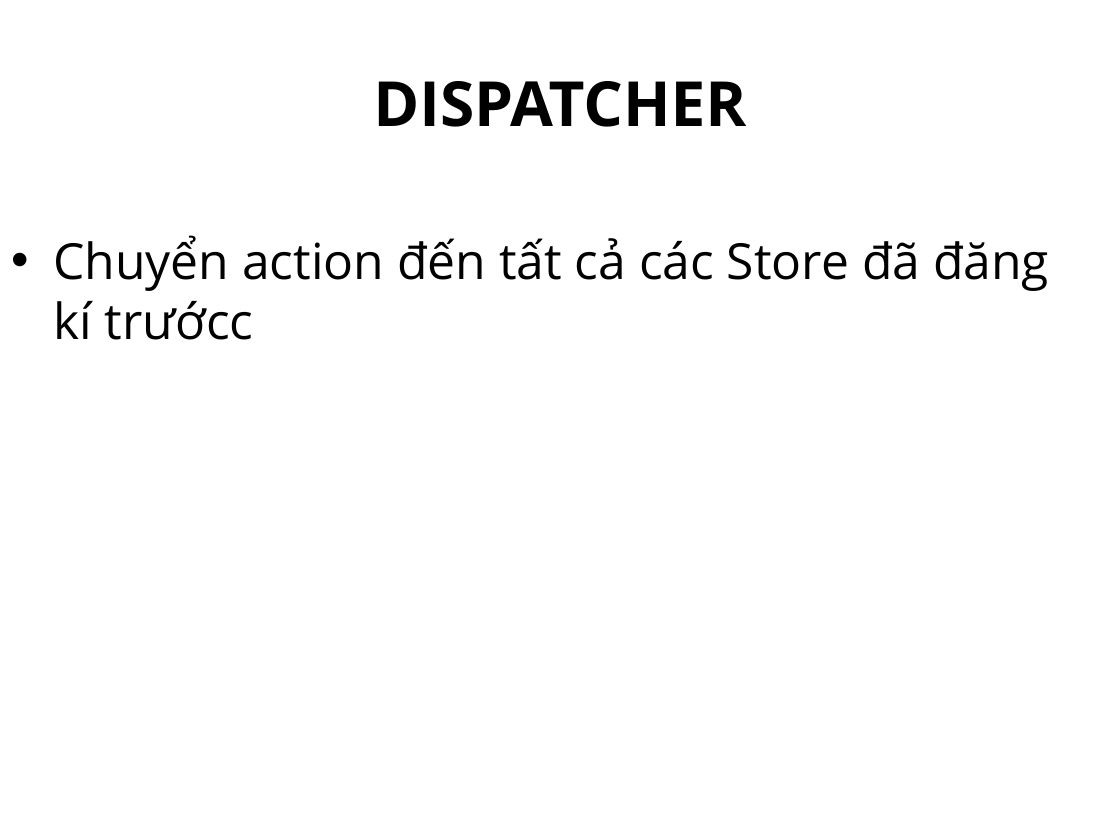
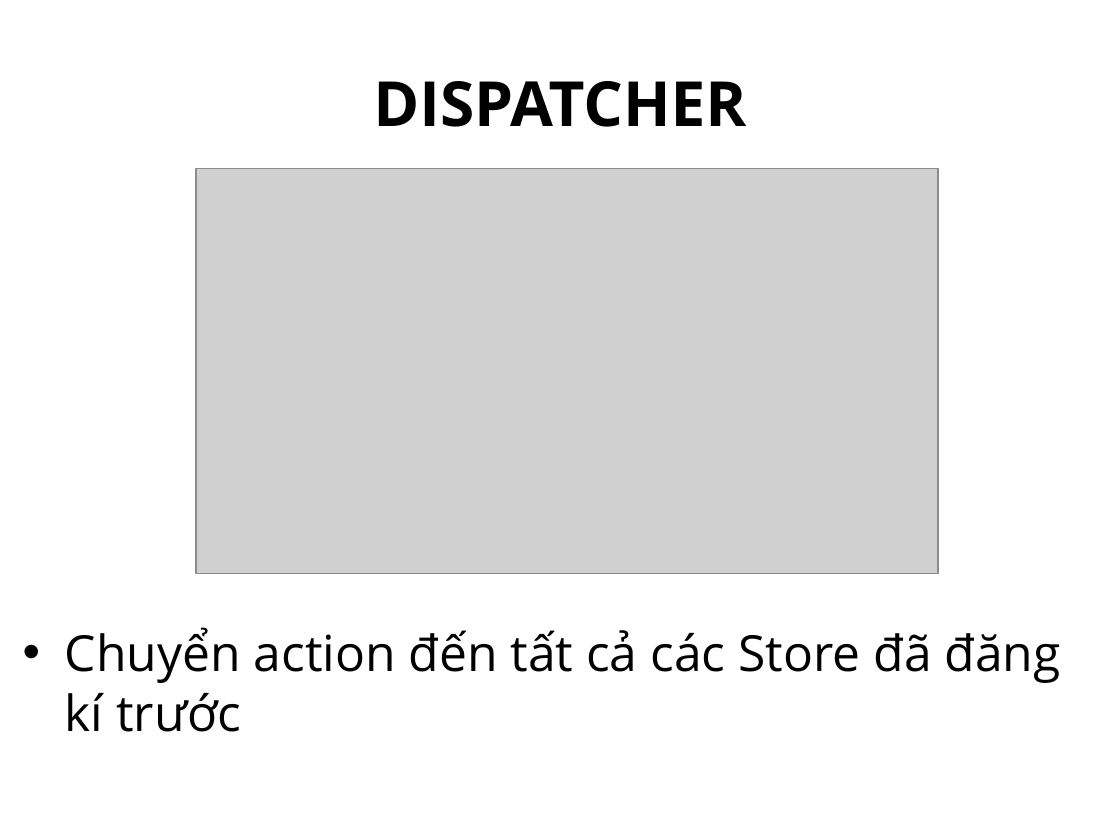
Before and after one commit to UDPT-2017/seminar-reactjs-flux-1412439-1412529, a slide deck: slide 13 of slide/Seminar.pptx. Drawn at 1120x840 pixels with LibreOffice and Linux fonts; fonts in the diff are those of the drawing; grey boxes stand for pictures. Boxes give left, top, right and bottom in pixels: in the first picture for what was removed or moved away, otherwise in the second. Text is boxed around its words. In the diff, an @@ line names an element or a change of style, - is before the commit and + after.

Commit message:
update slide

```diff
--- a/slide/Seminar.pptx
+++ b/slide/Seminar.pptx
@@ picture added at box(196, 168, 937, 572) @@
@@ subtitle at box(65, 627, 1061, 732): text changed @@
-• Chuyển action đến tất cả các Store đã đăng kí trướcc
+• Chuyển action đến tất cả các Store đã đăng kí trước
```
Also in this commit, not shown: 3 other slides changed, 1 slide added.
